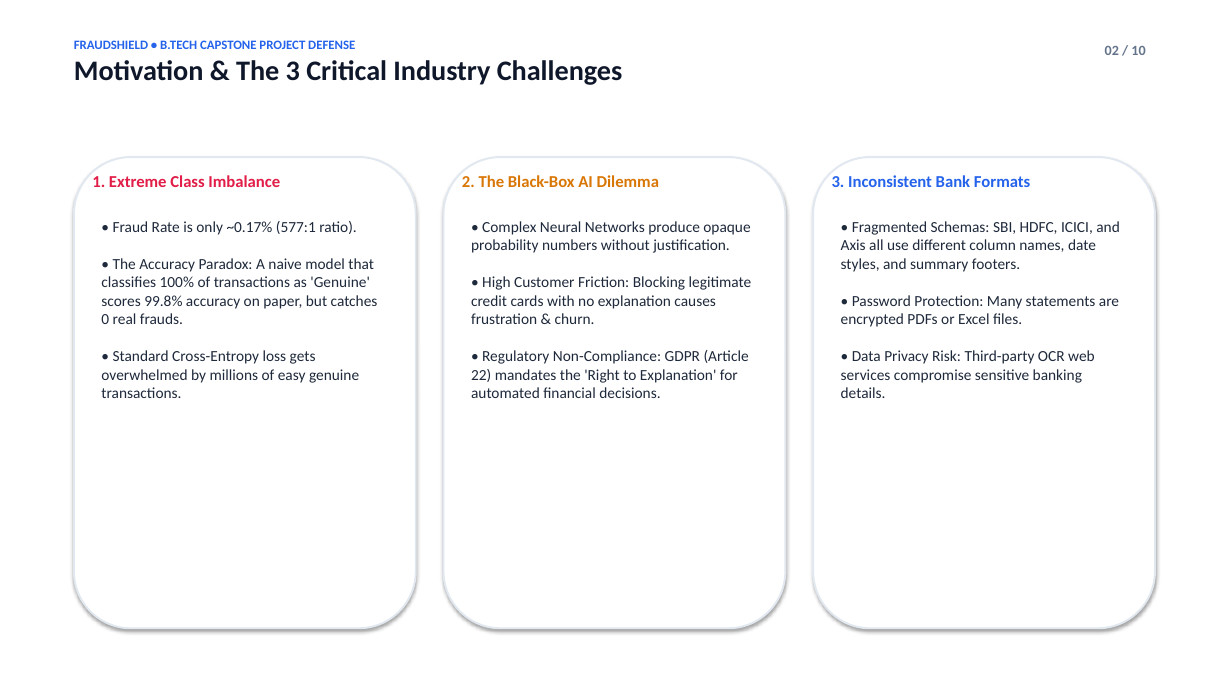
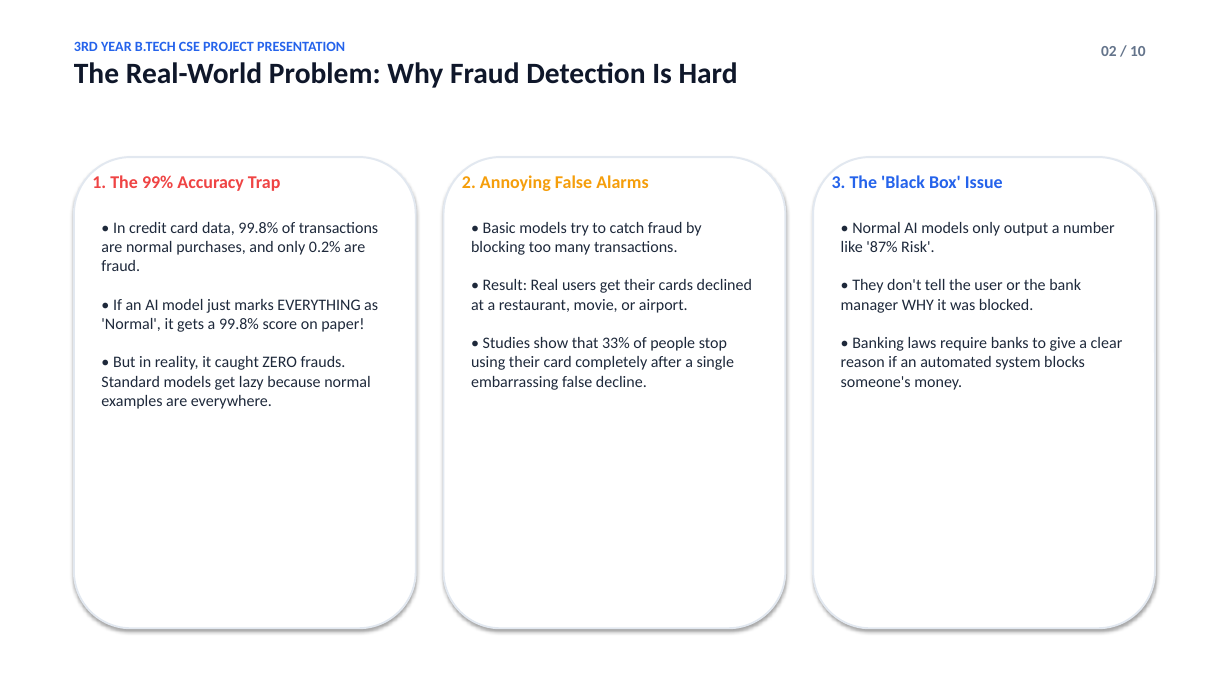
Before and after one commit to prithwirajrakshit/FraudShield, a slide deck: slide 2 of docs/FRAUDSHIELD_FINAL_EXAM_PRESENTATION.pptx. Drawn at 1232x693 pixels with LibreOffice and Linux fonts; fonts in the diff are those of the drawing. Boxes give left, top, right and bottom in pixels: in the first picture for what was removed or moved away, otherwise in the second. Text is boxed around its words. In the diff, an @@ line names an element or a change of style, - is before the commit and + after.

Commit message:
Update exam presentation to simple, clean 3rd-year college student style

```diff
--- a/docs/FRAUDSHIELD_FINAL_EXAM_PRESENTATION.pptx
+++ b/docs/FRAUDSHIELD_FINAL_EXAM_PRESENTATION.pptx
@@ text at (74, 41, 738, 88): text changed; size 22 to 23 pt @@
-FRAUDSHIELD • B.TECH CAPSTONE PROJECT DEFENSE
-Motivation & The 3 Critical Industry Challenges
+3RD YEAR B.TECH CSE PROJECT PRESENTATION
+The Real-World Problem: Why Fraud Detection Is Hard
@@ text "02 / 10" at (1101, 46, 1146, 56): size 11 to 12 pt @@
@@ text at (92, 175, 281, 191): text changed; size 13 to 14 pt; text colour #E11D48 to #EF4444 @@
-1. Extreme Class Imbalance
+1. The 99% Accuracy Trap
@@ text at (462, 175, 648, 191): text changed; size 13 to 14 pt; text colour #D97706 to #F59E0B @@
-2. The Black-Box AI Dilemma
+2. Annoying False Alarms
@@ text at (832, 175, 1003, 188): text changed; size 13 to 14 pt @@
-3. Inconsistent Bank Formats
+3. The 'Black Box' Issue
@@ text at (101, 222, 378, 409): text changed; size 12 to 12.5 pt @@
-• Fraud Rate is only ~0.17% (577:1 ratio).
-• The Accuracy Paradox: A naive model that classifies 100% of transactions as 'Genuine' scores 99.8% accuracy on paper, but catches 0 real frauds.
-• Standard Cross-Entropy loss gets overwhelmed by millions of easy genuine transactions.
+• In credit card data, 99.8% of transactions are normal purchases, and only 0.2% are fraud.
+• If an AI model just marks EVERYTHING as 'Normal', it gets a 99.8% score on paper!
+• But in reality, it caught ZERO frauds. Standard models get lazy because normal examples are everywhere.
@@ text at (471, 222, 752, 390): text changed; size 12 to 12.5 pt @@
-• Complex Neural Networks produce opaque probability numbers without justification.
-• High Customer Friction: Blocking legitimate credit cards with no explanation causes frustration & churn.
-• Regulatory Non-Compliance: GDPR (Article 22) mandates the 'Right to Explanation' for automated financial decisions.
+• Basic models try to catch fraud by blocking too many transactions.
+• Result: Real users get their cards declined at a restaurant, movie, or airport.
+• Studies show that 33% of people stop using their card completely after a single embarrassing false decline.
@@ text at (841, 222, 1123, 390): text changed; size 12 to 12.5 pt @@
-• Fragmented Schemas: SBI, HDFC, ICICI, and Axis all use different column names, date styles, and summary footers.
-• Password Protection: Many statements are encrypted PDFs or Excel files.
-• Data Privacy Risk: Third-party OCR web services compromise sensitive banking details.
+• Normal AI models only output a number like '87% Risk'.
+• They don't tell the user or the bank manager WHY it was blocked.
+• Banking laws require banks to give a clear reason if an automated system blocks someone's money.
```
Also in this commit, not shown: 6 other slides changed, 3 slides added, 3 slides removed, 2 other files.
